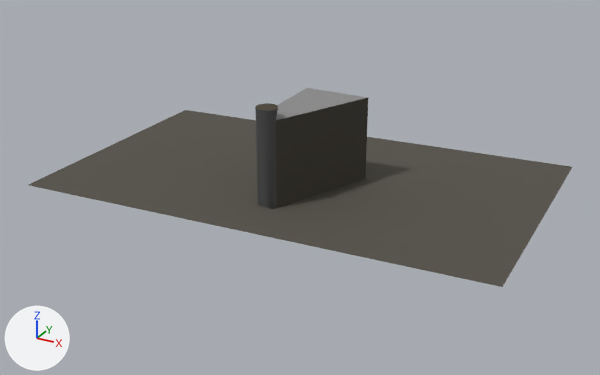
Renders of the glTF model public/twins/chatt/models/cornerstone-community-bank.glb from each side of a commit.
Before and after are seen from a camera (50 mm lens) standing at (114.3, -221.2, 112.9) and looking at (-10.2, 5.2, -0.3). Lighting does not change. The marker at lower left points along +X, +Y and +Z. The picture after the commit comes second. Where no turn or scale is listed for an object, it has been applied to the vertices. Vertices at exactly the same position are counted once.

The scene before the commit, as lines of its bpy script (objects in view):
```python
me_mesh_0 = bpy.data.meshes.new('Mesh_0')
me_mesh_0.from_pydata(...)  # 37 vertices, 59 faces; spans x -83.0..83.0, y -48.0..48.0, z -16.0..16.0
me_mesh_0.materials.append(mat_palettematerial001)  # picture img_palettebasecolor
# before: 23 (-1.0, -25.0, 16.0), 24 (-1.0, -25.0, -15.0), 25 (5.0, -26.0, -15.0), 26 (5.0, -26.0, 16.0) at pixel (275, 120), 27 (-2.0, 8.0, 16.0) at pixel (307, 87)
# before: 33 (21.0, 8.0, 16.0) at pixel (368, 97)
me_mesh_1 = bpy.data.meshes.new('Mesh_1')
me_mesh_1.from_pydata(...)  # 31 vertices, 53 faces; spans x -3.5..3.5, y -3.5..3.5, z -17.1..17.1
me_mesh_1.materials.append(mat_palettematerial002)  # picture img_palettebasecolor
ob_mesh_0 = bpy.data.objects.new('Mesh_0', me_mesh_0)
ob_mesh_0.location = (-13.2, 11.6, 14.1)
ob_mesh_1 = bpy.data.objects.new('Mesh_1', me_mesh_1)
ob_mesh_1.location = (-11.2, -13.9, 16.5)
```
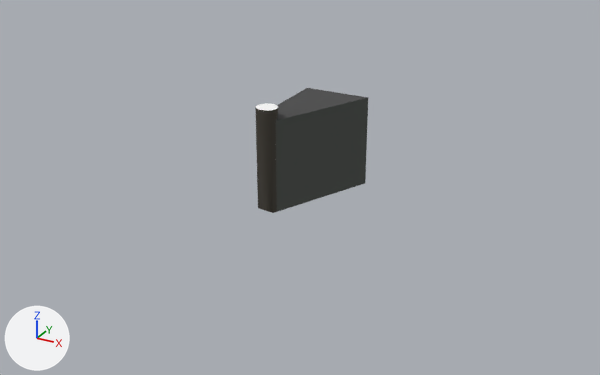
Where the newer file only moved an object's origin or applied its transform, the numbers keep the older frame.

Diff of the bpy script that builds the scene:
```diff
--- a/public/twins/chatt/models/cornerstone-community-bank.glb.py
+++ b/public/twins/chatt/models/cornerstone-community-bank.glb.py
@@ me_mesh_0 @@
 # used by ob_mesh_0; location = (-13.2, 11.6, 14.1)
 # verts and faces of me_mesh_0; kept vertices keep their numbers, new ones are numbered from 37
-me_mesh_0.from_pydata(...)  # 37 vertices, 59 faces; spans x -83.0..83.0, y -48.0..48.0, z -16.0..16.0
+me_mesh_0.from_pydata(...)  # 36 vertices, 60 faces; spans x -2.0..21.0, y -26.0..14.0, z -15.0..16.0
+# me_mesh_0 part 1: the loose piece of 4 vertices spanning x -83.0..83.0, y -48.0..48.0, z -16.0..-11.0 is deleted
+# me_mesh_0 part 2
+delete_faces([(23, 24, 25), (23, 25, 26), (23, 26, 33), (23, 33, 27)])
+verts[37] = (3.0, -22.0, 16.0)
+verts[38] = (1.0, -22.0, -15.0)
+verts[39] = (4.0, -23.0, -15.0)
+faces += [(23, 24, 37), (24, 38, 37), (37, 38, 39), (26, 37, 39), (25, 26, 39), (26, 33, 37)]
+faces += [(27, 37, 33), (23, 37, 27)]
+# me_mesh_0 part 3: 51 kept faces spanning x -2.0..21.0, y -26.0..14.0, z -15.0..16.0 get new texture (UV) coordinates
+# other edits to the shape of me_mesh_0 do not show in these pictures
 me_mesh_0.materials.append(mat_palettematerial001)
@@ me_mesh_1 @@
 # used by ob_mesh_1; location = (-11.2, -13.9, 16.5)
-me_mesh_1.from_pydata(...)  # 31 vertices, 53 faces; spans x -3.5..3.5, y -3.5..3.5, z -17.1..17.1
+me_mesh_1.from_pydata(...)  # 32 vertices, 54 faces; spans x -3.5..3.5, y -3.5..3.5, z -17.1..17.1
+# me_mesh_1 part 4: 49 kept faces spanning x -3.5..3.5, y -3.5..3.5, z -17.1..17.1 get new texture (UV) coordinates
+# edits to the shape of me_mesh_1 do not show in these pictures
 me_mesh_1.materials.append(mat_palettematerial002)
```

Pixel boxes [x1, y1, x2, y2] of what changed, in the pictures (600 x 375 px):
'Mesh_0', reshaped
    before: [29, 88, 572, 287]
    after: [276, 88, 368, 212]
part 1 of me_mesh_0, deleted
    before: [29, 110, 572, 287]
part 2 of me_mesh_0, reshaped
    both: [276, 88, 368, 120]
part 3 of me_mesh_0, surface changed
    both: [276, 98, 368, 208]
part 4 of me_mesh_1, surface changed
    both: [255, 103, 278, 209]
